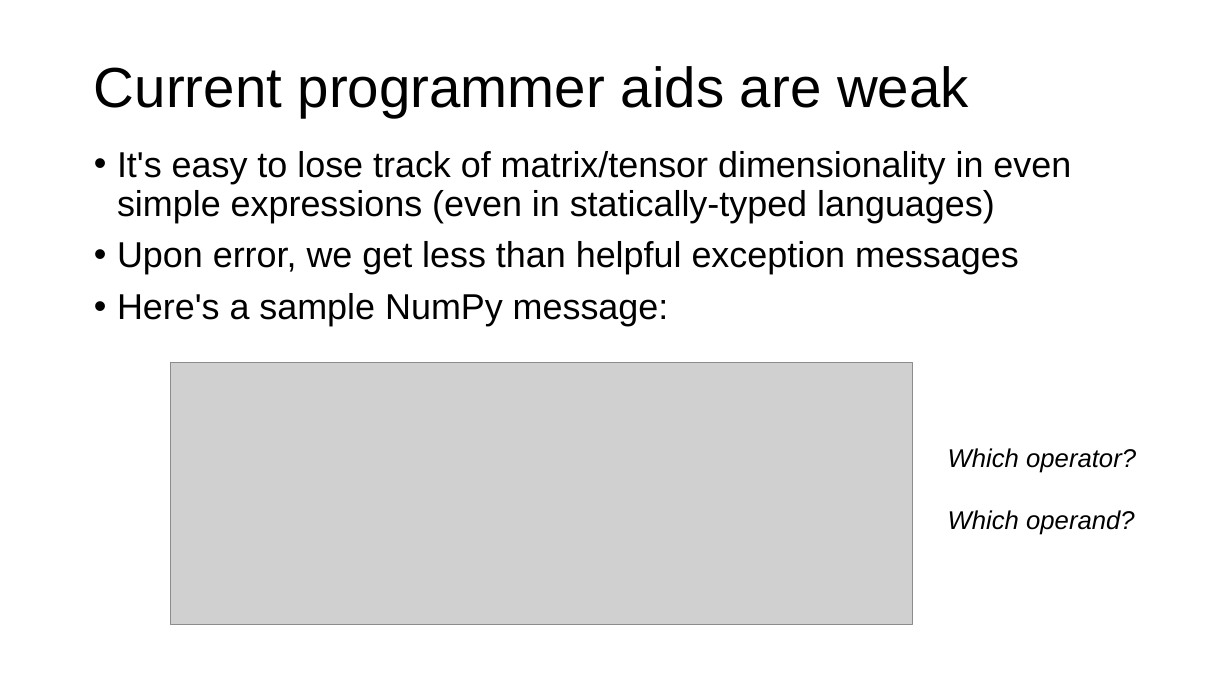
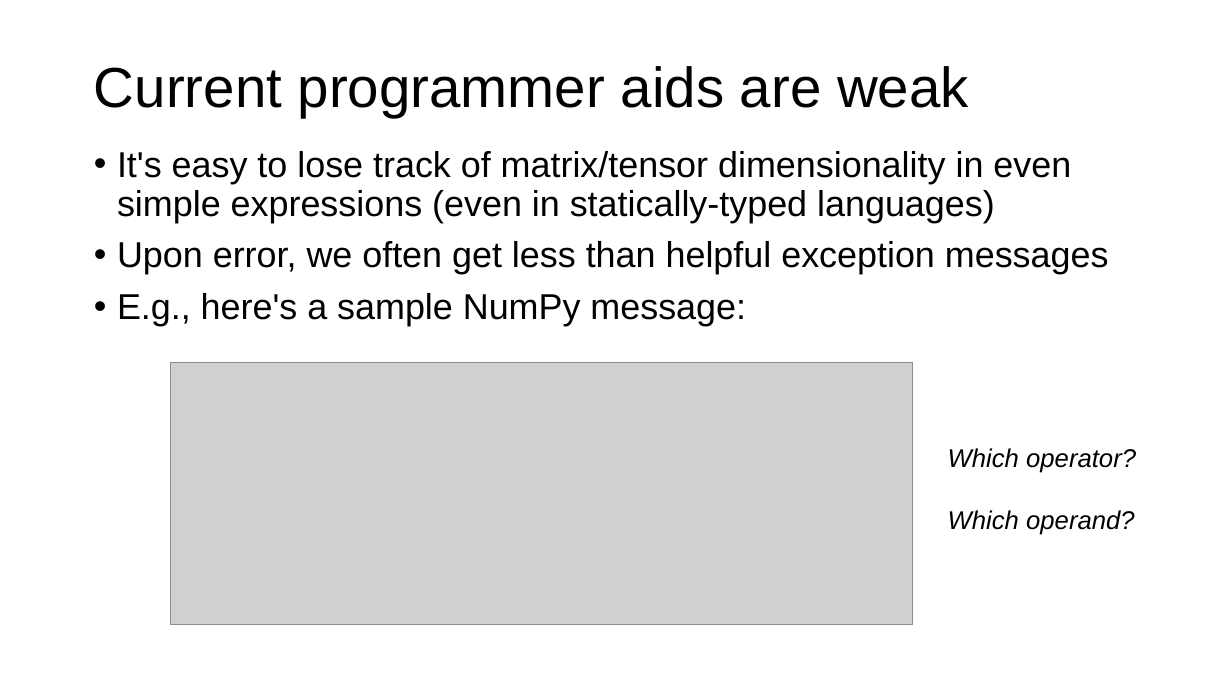
Before and after one commit to parrt/tensor-sensor, a slide deck: slide 3 of talks/tensor-sensor.pptx. Drawn at 1232x693 pixels with LibreOffice and Linux fonts; fonts in the diff are those of the drawing; grey boxes stand for pictures; background and template pictures are left out. Boxes give left, top, right and bottom in pixels: in the first picture for what was removed or moved away, otherwise in the second. Text is boxed around its words. In the diff, an @@ line names an element or a change of style, - is before the commit and + after.

```diff
--- a/talks/tensor-sensor.pptx
+++ b/talks/tensor-sensor.pptx
@@ text at bbox=[117, 241, 1109, 326]: text changed @@
-• Upon error, we get less than helpful exception messages
-• Here's a sample NumPy message:
+• Upon error, we often get less than helpful exception messages
+• E.g., here's a sample NumPy message:
```
Also in this commit, not shown: 1 other slide changed, 2 slides added, 2 slides removed, 2 other files.
